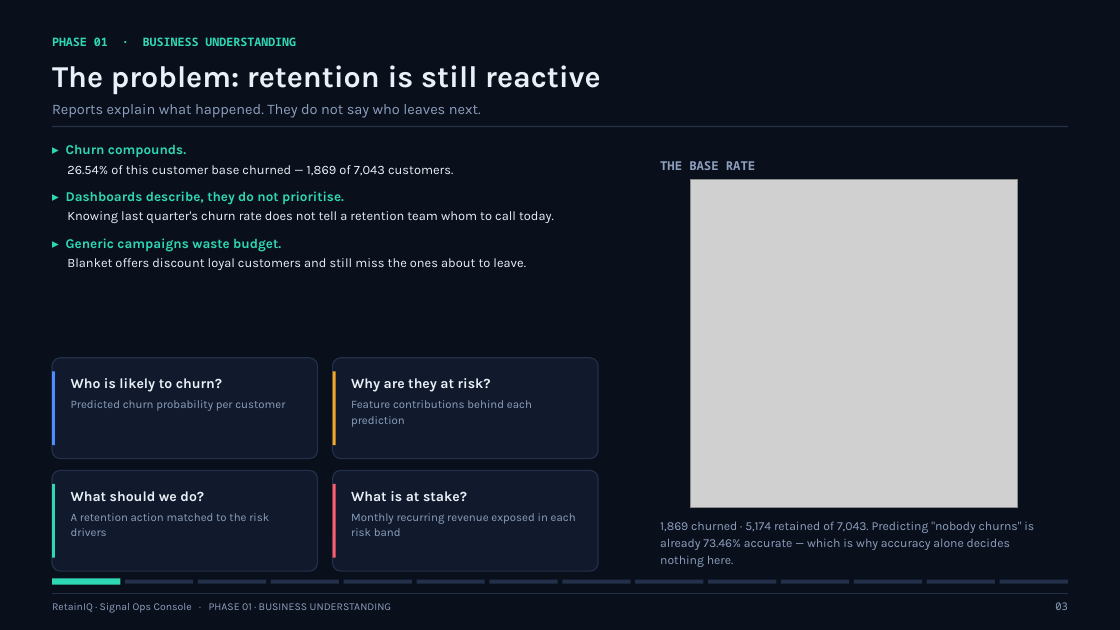
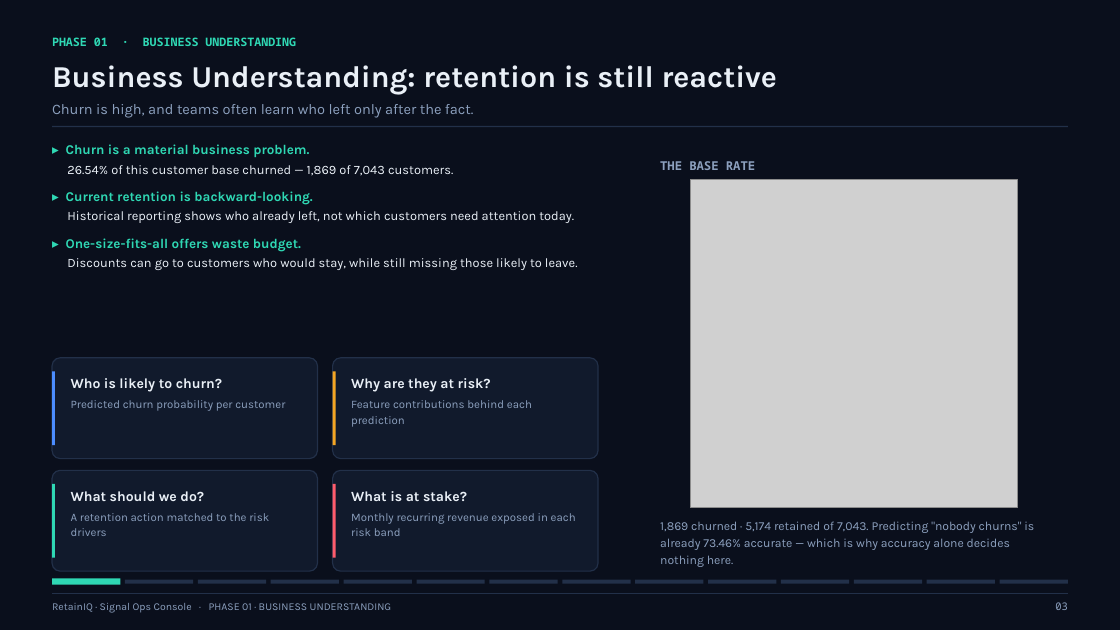
Before and after one commit to Logesh0247/RetainIQ_Signal_Ops_Console, a slide deck: slide 3 of presentation/RetainIQ_Project_Review.pptx. Drawn at 1120x630 pixels with LibreOffice and Linux fonts; fonts in the diff are those of the drawing; grey boxes stand for pictures. Boxes give left, top, right and bottom in pixels: in the first picture for what was removed or moved away, otherwise in the second. Text is boxed around its words. In the diff, an @@ line names an element or a change of style, - is before the commit and + after.

Commit message:
Make slide three explicitly about business problems

```diff
--- a/presentation/RetainIQ_Project_Review.pptx
+++ b/presentation/RetainIQ_Project_Review.pptx
@@ text at (52,65,778,95): text changed @@
-The problem: retention is still reactive
+Business Understanding: retention is still reactive
@@ text at (52,104,474,118): text changed @@
-Reports explain what happened. They do not say who leaves next.
+Churn is high, and teams often learn who left only after the fact.
@@ text at (66,144,309,157): text changed @@
-▸ Churn compounds.
+▸ Churn is a material business problem.
@@ text at (66,191,578,270): text changed @@
-▸ Dashboards describe, they do not prioritise.
-Knowing last quarter's churn rate does not tell a retention team whom to call today.
-▸ Generic campaigns waste budget.
-Blanket offers discount loyal customers and still miss the ones about to leave.
+▸ Current retention is backward-looking.
+Historical reporting shows who already left, not which customers need attention today.
+▸ One-size-fits-all offers waste budget.
+Discounts can go to customers who would stay, while still missing those likely to leave.
```
Also in this commit, not shown: 3 other files.
